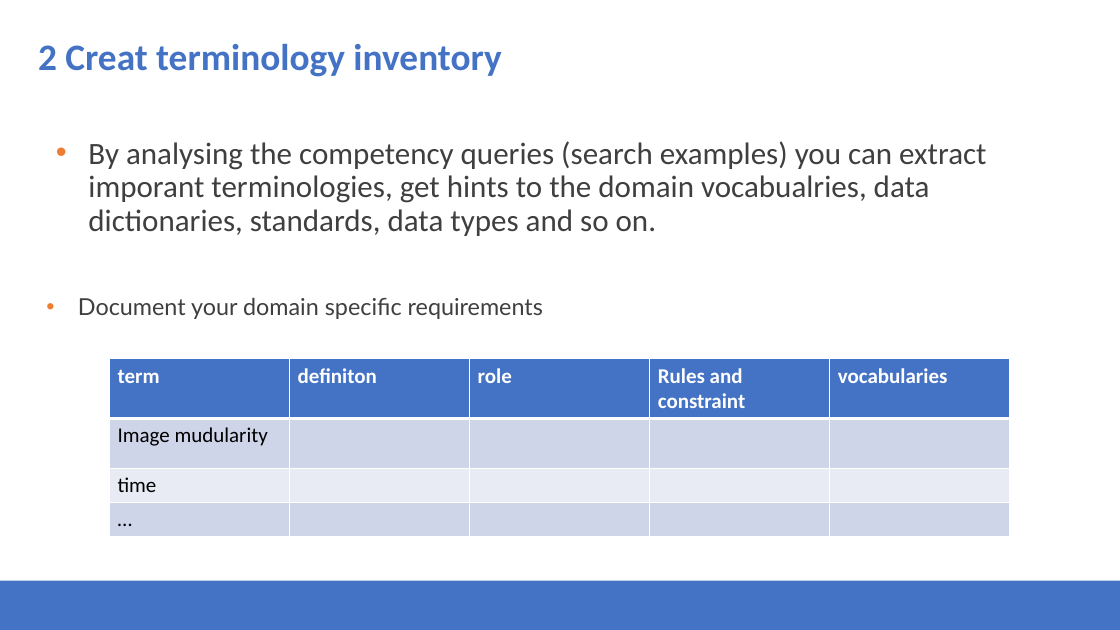
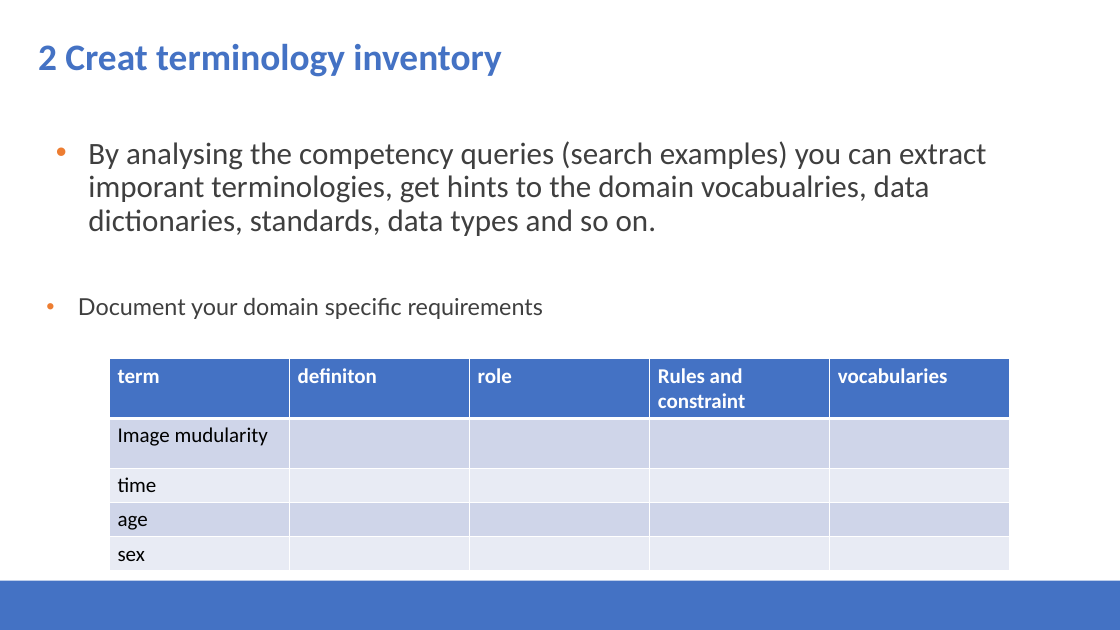
Before and after one commit to Health-RI/health-ri-metadata, a slide deck: slide 18 of Presentations/31082023HRI_Metadata_Schema_ImagingGroup_KickOff.pptx. Drawn at 1120x630 pixels with LibreOffice and Linux fonts; fonts in the diff are those of the drawing; background and template pictures are left out. Boxes give left, top, right and bottom in pixels: in the first picture for what was removed or moved away, otherwise in the second. Text is boxed around its words. In the diff, an @@ line names an element or a change of style, - is before the commit and + after.

```diff
--- a/Presentations/31082023HRI_Metadata_Schema_ImagingGroup_KickOff.pptx
+++ b/Presentations/31082023HRI_Metadata_Schema_ImagingGroup_KickOff.pptx
@@ table at (109, 359, 1008, 570) @@
-row 4: … |  |  |  | 
+row 4: age |  |  |  | 
+row 5: sex |  |  |  | 
```
Also in this commit, not shown: 4 other slides changed.
